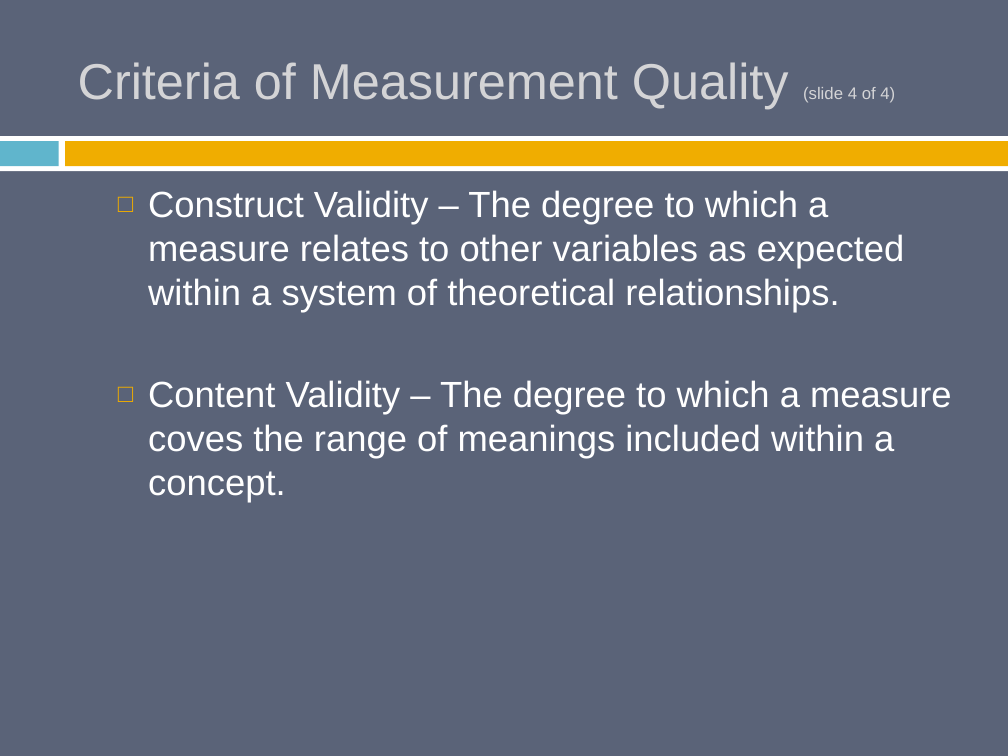
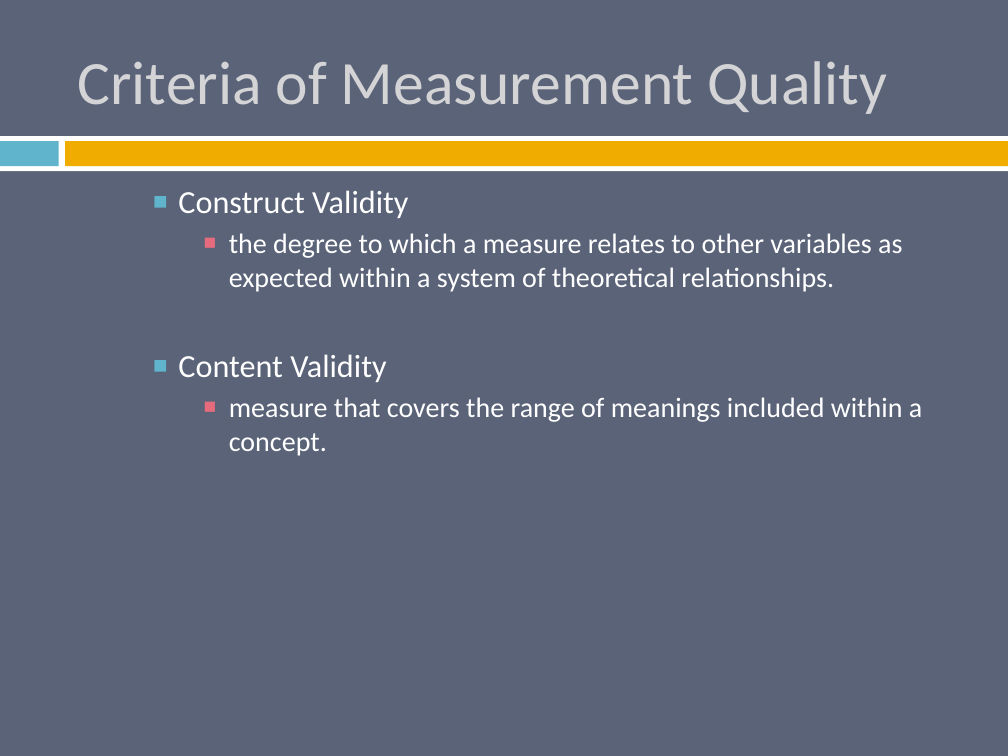
Before and after one commit to burrelvannjr/methods_csuf, a slide deck: slide 32 of ppts/Chapter 5 Slides.pptx (slide 25 before the commit). Drawn at 1008x756 pixels with LibreOffice and Linux fonts; fonts in the diff are those of the drawing. Boxes give left, top, right and bottom in pixels: in the first picture for what was removed or moved away, otherwise in the second. Text is boxed around its words. In the diff, an @@ line names an element or a change of style, - is before the commit and + after.

```diff
--- a/ppts/Chapter 5 Slides.pptx
+++ b/ppts/Chapter 5 Slides.pptx
@@ title at [78, 61, 887, 114]: text changed; size 36 to 44 pt; font Arial to Calibri @@
-Criteria of Measurement Quality (slide 4 of 4)
+Criteria of Measurement Quality
@@ text at [178, 190, 922, 456]: text changed; size 26 to 20 pt; font Arial to Calibri @@
-  □ Construct Validity – The degree to which a measure relates to other variables as expected within a system of theoretical relationships.
-  □ Content Validity – The degree to which a measure coves the range of meanings included within a concept.
+    ■ Construct Validity
+      ■ the degree to which a measure relates to other variables as expected within a system of theoretical relationships.
+    ■ Content Validity
+      ■ measure that covers the range of meanings included within a concept.
```
Also in this commit, not shown: 26 other slides changed, 18 slides added, 2 slides removed, 67 other files.
